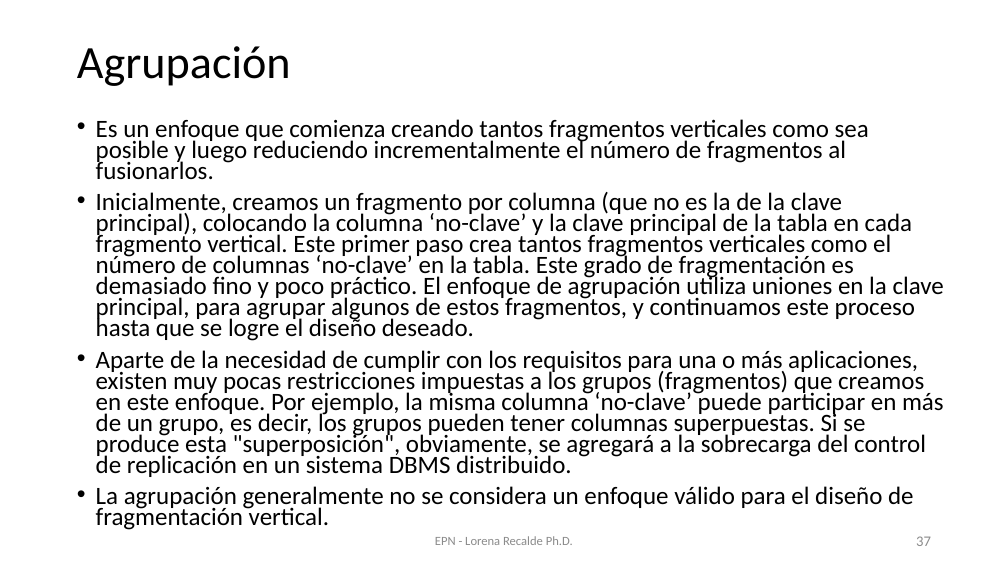
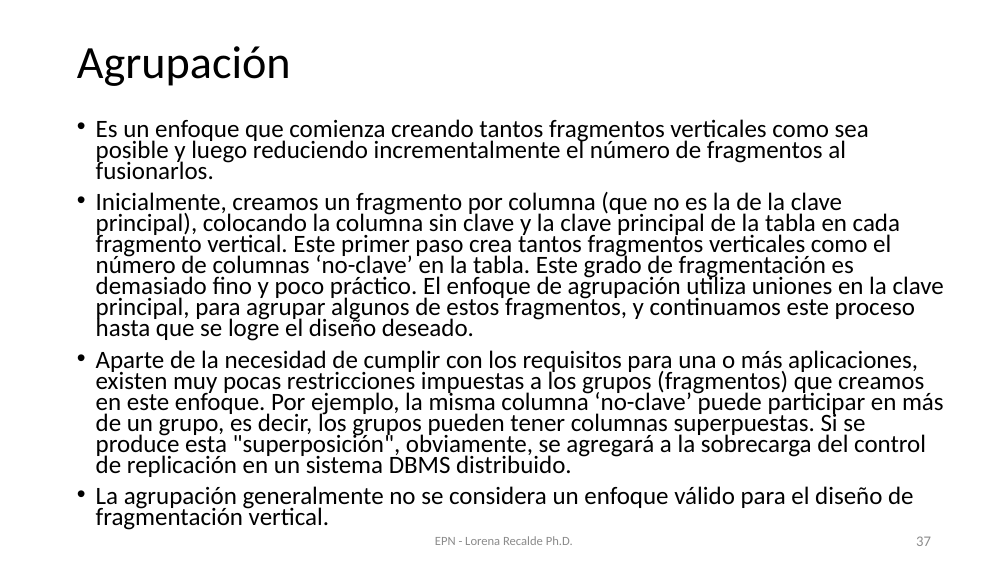
Before and after one commit to lore10/BDDD, a slide deck: slide 37 of slides/Semana3_V1.pptx. Drawn at 1008x567 pixels with LibreOffice and Linux fonts; fonts in the diff are those of the drawing. Boxes give left, top, right and bottom in pixels: in the first picture for what was removed or moved away, otherwise in the second. Text is boxed around its words. In the diff, an @@ line names an element or a change of style, - is before the commit and + after.

```diff
--- a/slides/Semana3_V1.pptx
+++ b/slides/Semana3_V1.pptx
@@ text at (96, 192, 944, 341): text changed @@
-• Inicialmente, creamos un fragmento por columna (que no es la de la clave principal), colocando la columna ‘no-clave’ y la clave principal de la tabla en cada fragmento vertical. Este primer paso crea tantos fragmentos verticales como el número de columnas ‘no-clave’ en la tabla. Este grado de fragmentación es demasiado fino y poco práctico. El enfoque de agrupación utiliza uniones en la clave principal, para agrupar algunos de estos fragmentos, y continuamos este proceso hasta que se logre el diseño deseado.
+• Inicialmente, creamos un fragmento por columna (que no es la de la clave principal), colocando la columna sin clave y la clave principal de la tabla en cada fragmento vertical. Este primer paso crea tantos fragmentos verticales como el número de columnas ‘no-clave’ en la tabla. Este grado de fragmentación es demasiado fino y poco práctico. El enfoque de agrupación utiliza uniones en la clave principal, para agrupar algunos de estos fragmentos, y continuamos este proceso hasta que se logre el diseño deseado.
```
Also in this commit, not shown: 5 other slides changed, 24 slides removed, 4 other files.
